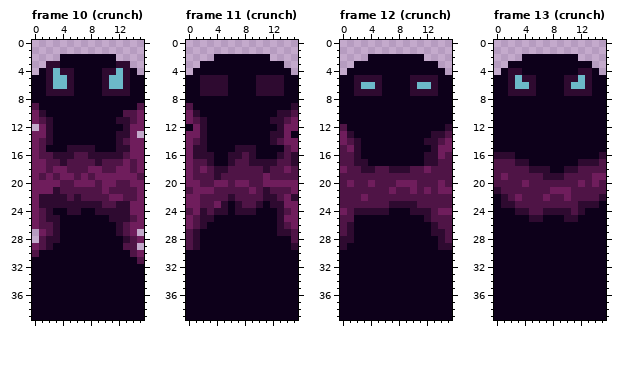
Pixel-art file, stored at assets/environment/cruncher/cruncher.aseprite. Above, as it was before the edit.
16x40 pixels, 17 frames. Shown: frame 10 (crunch), frame 11 (crunch), frame 12 (crunch), frame 13 (crunch). The commit also changed other frames, which this record leaves out.
Now the later version:
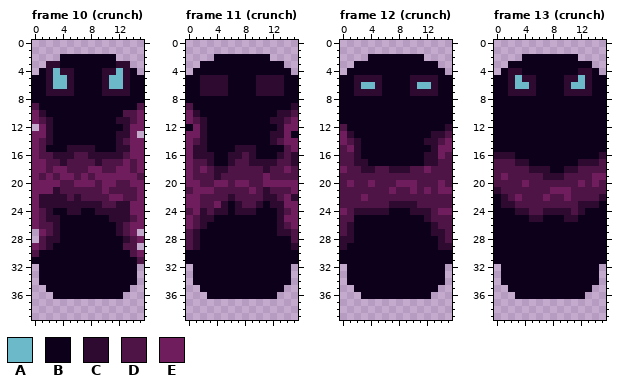
Palette (. is transparent): A #6cb9c9  B #0d001a  C #2e0a30  D #4f1446  E #6f1d5c
Diff:
--- frame 10 (crunch), layer "Layer 1"
@@ x 0..15 @@
 31 BBBBBBBBBBBBBBBD
-32 BBBBBBBBBBBBBBBB
-33 BBBBBBBBBBBBBBBB
-34 BBBBBBBBBBBBBBBB
-35 BBBBBBBBBBBBBBBB
-36 BBBBBBBBBBBBBBBB
-37 BBBBBBBBBBBBBBBB
-38 BBBBBBBBBBBBBBBB
-39 BBBBBBBBBBBBBBBB
+32 .BBBBBBBBBBBBBB.
+33 .BBBBBBBBBBBBBB.
+34 .BBBBBBBBBBBBBB.
+35 ..BBBBBBBBBBBB..
+36 ...BBBBBBBBBB...
+37 ................
+38 ................
+39 ................
--- frame 11 (crunch), layer "Layer 1"
@@ x 0..15 @@
 31 BBBBBBBBBBBBBBBB
-32 BBBBBBBBBBBBBBBB
-33 BBBBBBBBBBBBBBBB
-34 BBBBBBBBBBBBBBBB
-35 BBBBBBBBBBBBBBBB
-36 BBBBBBBBBBBBBBBB
-37 BBBBBBBBBBBBBBBB
-38 BBBBBBBBBBBBBBBB
-39 BBBBBBBBBBBBBBBB
+32 .BBBBBBBBBBBBBB.
+33 .BBBBBBBBBBBBBB.
+34 .BBBBBBBBBBBBBB.
+35 ..BBBBBBBBBBBB..
+36 ...BBBBBBBBBB...
+37 ................
+38 ................
+39 ................
--- frame 12 (crunch), layer "Layer 1": the same change as frame 11 (crunch)
--- frame 13 (crunch), layer "Layer 1": the same change as frame 11 (crunch)
Changed places in both pictures, as pixel boxes (x1, y1, x2, y2):
erased: (32, 264, 144, 320)
erased: (186, 264, 298, 320)
erased: (340, 264, 452, 320)
erased: (494, 264, 606, 320)
